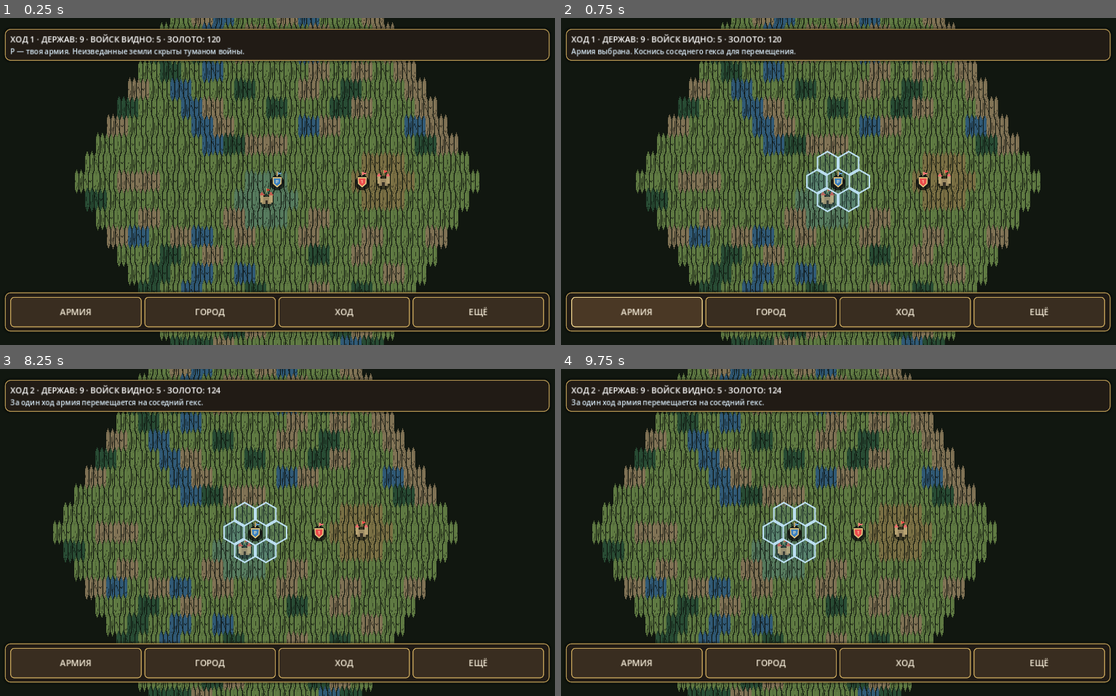
Above: before the commit, frames 1-4 (two rows, left to right).
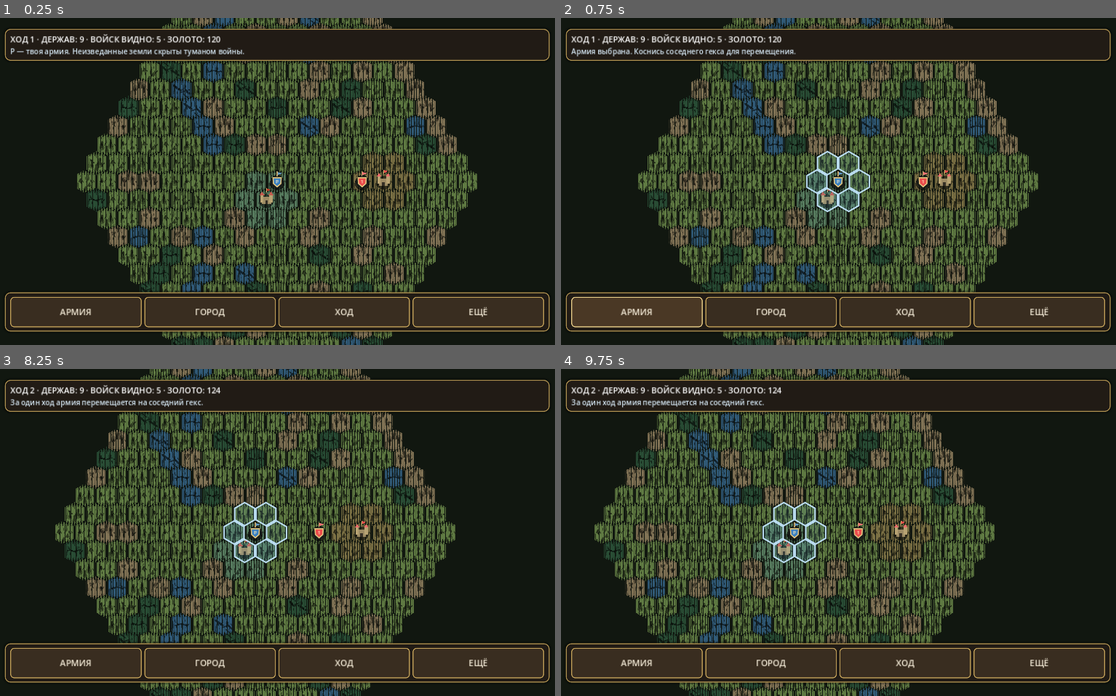
Above: after the commit, the same moments.

Repository: ilonadanelan1-code/-Project-Ember
Game: Godot game, scene res://scenes/strategy_map.tscn
Two runs of this game, one before a commit and one after it. Both use one fixed random seed, a clock stepped at 60 frames per second and the inputs below.
Inputs (mouse positions are in pixels of both pictures, inside the frame that each line leads up to):
- Up to frame 1 (0.25 s): no input
- Up to frame 2 (0.75 s): click "АРМИЯ" at 0.5 s
- Up to frame 3 (8.25 s): click "ГОРОД" at 1.25 s; click "ХОД" at 2 s; click "ЕЩЁ" at 2.75 s; click "НОВАЯ КАМПАНИЯ" at 3.5 s; click "НОВАЯ КАМПАНИЯ" at 4.25 s; click "НАСТРОЙКИ" at 5 s; click "КОРОЛЕВСТВА" at 5.75 s; click "ЗАКРЫТЬ" at 6.5 s; click "ЗАКРЫТЬ" at 7.25 s; tap Enter at 8 s; move the mouse to (405, 516) at 8.02 s; hold Right from 8.03 s (still down); hold Shift from 8.03 s (still down); click (405, 516) at 8.17 s
- Up to frame 4 (9.75 s): release Right at 8.75 s; release Shift at 8.75 s; tap Space at 8.75 s; drag from (721, 548) to (810, 597) at 8.77 s; tap Enter at 9.5 s; move the mouse to (894, 460) at 9.52 s; hold Right from 9.53 s (still down); tap Q at 9.6 s

The runs differ from the first frame. In frame 1, 29% of the frame differs, in the area x 13-87%, y 0-100%; in frame 2, 29%; in frame 3, 29%; in frame 4, 29%.

Commit message:
Fix illustrated terrain shader for Godot 4.3 Compatibility

Diff:
--- a/project_ember/scripts/hex_map_batch_renderer.gd
+++ b/project_ember/scripts/hex_map_batch_renderer.gd
@@ -2,34 +2,41 @@
 class_name HexMapBatchRenderer
 
 ## One batched MultiMesh draws every visible strategic hex.
-## Terrain-specific atlas motifs and per-instance orientation keep the map
-## varied without creating per-cell nodes or additional draw calls.
+## Terrain-specific atlas motifs are selected through the instance color alpha
+## channel so the GL Compatibility renderer can keep a single draw call.
 
 const TEXTURE_WIDTH := 64
 const TEXTURE_HEIGHT := 72
 const TERRAIN_VARIANT_COUNT := 5
+const ATLAS_COLUMN_COUNT := 9
 const VARIANT_GRASS := 0
 const VARIANT_FOREST := 1
 const VARIANT_HILLS := 2
 const VARIANT_WATER := 3
 const VARIANT_LOD := 4
+const DIRECT_ALPHA_MIN := 0.55
+const DIRECT_ALPHA_SPAN := 0.42
+const LOD_ALPHA_MIN := 0.28
+const LOD_ALPHA_SPAN := 0.21
 
 const TERRAIN_SHADER_CODE := """
 shader_type canvas_item;
 render_mode blend_mix;
 
 void fragment() {
-	float variant = clamp(floor(INSTANCE_CUSTOM.r + 0.5), 0.0, 4.0);
-	float turn_index = floor(clamp(INSTANCE_CUSTOM.g, 0.0, 0.999) * 6.0);
-	float angle = turn_index * (PI / 3.0);
-	float c = cos(angle);
-	float s = sin(angle);
-	vec2 centered_uv = UV - vec2(0.5);
-	vec2 rotated_uv = mat2(c, -s, s, c) * centered_uv + vec2(0.5);
-	rotated_uv = clamp(rotated_uv, vec2(0.018), vec2(0.982));
-	vec2 atlas_uv = vec2((variant + rotated_uv.x) / 5.0, rotated_uv.y);
+	float encoded_alpha = COLOR.a;
+	float atlas_column = 8.0;
+	float output_alpha = 1.0;
+	if (encoded_alpha < 0.5) {
+		atlas_column = 8.0;
+		output_alpha = clamp((encoded_alpha - 0.28) / 0.21, 0.0, 1.0);
+	} else {
+		atlas_column = clamp(floor(((encoded_alpha - 0.55) / 0.42) * 7.0 + 0.5), 0.0, 7.0);
+	}
+	vec2 local_uv = clamp(UV, vec2(0.018), vec2(0.982));
+	vec2 atlas_uv = vec2((atlas_column + local_uv.x) / 9.0, local_uv.y);
 	vec4 tile = texture(TEXTURE, atlas_uv);
-	COLOR = vec4(tile.rgb * COLOR.rgb, tile.a * COLOR.a);
+	COLOR = vec4(tile.rgb * COLOR.rgb, tile.a * output_alpha);
 }
 """
 
@@ -41,6 +48,7 @@
 var _last_zoom: float = -1.0
 var _last_lod_chunk_size: int = 1
 var _last_source_cell_count: int = 0
+var _last_atlas_indices: PackedInt32Array = PackedInt32Array()
 
 
 func _ready() -> void:
@@ -52,7 +60,6 @@
 	_multimesh = MultiMesh.new()
 	_multimesh.transform_format = MultiMesh.TRANSFORM_2D
 	_multimesh.use_colors = true
-	_multimesh.use_custom_data = true
 	_multimesh.mesh = _quad
 	_multimesh.instance_count = 0
 
@@ -100,27 +107,27 @@
 		colors: PackedColorArray,
 		tile_size: Vector2,
 		zoom: float,
-		custom_data: PackedColorArray = PackedColorArray()
+		terrain_data: PackedColorArray = PackedColorArray()
 ) -> void:
 	var source_count := mini(cells.size(), mini(centers.size(), colors.size()))
 	_last_source_cell_count = source_count
-	var has_custom_data := custom_data.size() >= source_count
+	var has_terrain_data := terrain_data.size() >= source_count
 	var chunk_size := 1
 	if zoom <= 0.22:
 		chunk_size = 6
 	if chunk_size == 1:
 		var direct_centers := PackedVector2Array()
 		var direct_colors := PackedColorArray()
-		var direct_custom_data := PackedColorArray()
+		var direct_styles := PackedColorArray()
 		direct_centers.resize(source_count)
 		direct_colors.resize(source_count)
-		direct_custom_data.resize(source_count)
+		direct_styles.resize(source_count)
 		for index in range(source_count):
 			direct_centers[index] = centers[index]
 			direct_colors[index] = colors[index]
-			direct_custom_data[index] = custom_data[index] if has_custom_data else make_instance_data(cells[index], "grass")
+			direct_styles[index] = terrain_data[index] if has_terrain_data else make_instance_data(cells[index], "grass")
 		_last_lod_chunk_size = 1
-		set_tiles(direct_centers, direct_colors, tile_size, zoom, direct_custom_data)
+		set_tiles(direct_centers, direct_colors, tile_size, zoom, direct_styles)
 		return
 
 	var buckets: Dictionary = {}
@@ -146,7 +153,7 @@
 
 	var lod_centers := PackedVector2Array()
 	var lod_colors := PackedColorArray()
-	var lod_custom_data := PackedColorArray()
+	var lod_styles := PackedColorArray()
 	for bucket_key_value in buckets.keys():
 		var bucket: Dictionary = buckets[bucket_key_value]
 		var count := int(bucket["count"])
@@ -154,18 +161,18 @@
 			continue
 		var average_color: Color = bucket["color"]
 		average_color /= float(count)
-		# A soft alpha at the boundary keeps partially explored chunks visually
-		# subordinate to fully explored terrain without revealing hidden details.
+		# The lower alpha band is reserved for LOD coverage. The shader maps
+		# it back to opacity while selecting a simplified topographic atlas tile.
 		var coverage := clampf(float(count) / float(chunk_size * chunk_size), 0.0, 1.0)
-		average_color.a *= 0.28 + coverage * 0.72
+		average_color.a = LOD_ALPHA_MIN + coverage * LOD_ALPHA_SPAN
 		var average_position: Vector2 = bucket["position"]
 		lod_centers.append(average_position / float(count))
 		lod_colors.append(average_color)
 		var chunk_cell: Vector2i = bucket_key_value
-		lod_custom_data.append(make_instance_data(chunk_cell, "grass", true))
+		lod_styles.append(make_instance_data(chunk_cell, "grass", true))
 
 	_last_lod_chunk_size = chunk_size
-	set_tiles(lod_centers, lod_colors, tile_size * float(chunk_size), zoom, lod_custom_data)
+	set_tiles(lod_centers, lod_colors, tile_size * float(chunk_size), zoom, lod_styles)
 
 
 func set_tiles(
@@ -173,7 +180,7 @@
 		colors: PackedColorArray,
 		tile_size: Vector2,
 		zoom: float,
-		custom_data: PackedColorArray = PackedColorArray()
+		terrain_data: PackedColorArray = PackedColorArray()
 ) -> void:
 	if not is_instance_valid(_multimesh) or not is_instance_valid(_instance):
 		return
@@ -182,6 +189,7 @@
 		_multimesh.instance_count = count
 		_multimesh.visible_instance_count = count
 	_last_instance_count = count
+	_last_atlas_indices.resize(count)
 	var scaled_size := tile_size * zoom
 	for index in range(count):
 		var center := centers[index]
@@ -191,10 +199,25 @@
 			center
 		)
 		_multimesh.set_instance_transform_2d(index, transform)
-		_multimesh.set_instance_color(index, colors[index])
-		var instance_data := custom_data[index] if index < custom_data.size() else Color(float(VARIANT_LOD), 0.0, 0.0, 1.0)
-		_multimesh.set_instance_custom_data(index, instance_data)
+		var style := terrain_data[index] if index < terrain_data.size() else Color(float(VARIANT_GRASS), 0.0, 0.0, 1.0)
+		var rendered_color := colors[index]
+		var atlas_index := _get_atlas_index(style)
+		if atlas_index == 8:
+			rendered_color.a = clampf(colors[index].a, LOD_ALPHA_MIN, LOD_ALPHA_MIN + LOD_ALPHA_SPAN)
+		else:
+			rendered_color.a = DIRECT_ALPHA_MIN + (float(atlas_index) / 7.0) * DIRECT_ALPHA_SPAN
+		_multimesh.set_instance_color(index, rendered_color)
+		_last_atlas_indices[index] = atlas_index
 	_last_zoom = zoom
+
+
+func _get_atlas_index(style: Color) -> int:
+	var terrain_variant := clampi(roundi(style.r), VARIANT_GRASS, VARIANT_LOD)
+	if terrain_variant == VARIANT_LOD:
+		return 8
+	var orientation_step := floori(clampf(style.g, 0.0, 0.999) * 6.0)
+	var orientation_variant := 1 if orientation_step >= 3 else 0
+	return terrain_variant * 2 + orientation_variant
 
 
 func get_tile_instance_count() -> int:
@@ -221,24 +244,24 @@
 	return _hex_texture
 
 
-func get_instance_custom_data(index: int) -> Color:
-	if not is_instance_valid(_multimesh) or index < 0 or index >= _last_instance_count:
-		return Color.TRANSPARENT
-	return _multimesh.get_instance_custom_data(index)
-
-
-func is_using_instance_custom_data() -> bool:
-	return is_instance_valid(_multimesh) and _multimesh.use_custom_data
-
-
 func get_terrain_variant_count() -> int:
 	return TERRAIN_VARIANT_COUNT
 
 
+func get_atlas_column_count() -> int:
+	return ATLAS_COLUMN_COUNT
+
+
+func get_instance_atlas_index(index: int) -> int:
+	if index < 0 or index >= _last_atlas_indices.size():
+		return -1
+	return _last_atlas_indices[index]
+
+
 func _make_hex_texture() -> ImageTexture:
-	var atlas := Image.create(TEXTURE_WIDTH * TERRAIN_VARIANT_COUNT, TEXTURE_HEIGHT, false, Image.FORMAT_RGBA8)
+	var atlas := Image.create(TEXTURE_WIDTH * ATLAS_COLUMN_COUNT, TEXTURE_HEIGHT, false, Image.FORMAT_RGBA8)
 	atlas.fill(Color(0.0, 0.0, 0.0, 0.0))
-	for variant in range(TERRAIN_VARIANT_COUNT):
+	for variant in range(TERRAIN_VARIANT_COUNT - 1):
 		_draw_hex_base(atlas, variant * TEXTURE_WIDTH)
 		match variant:
 			VARIANT_GRASS:
@@ -249,8 +272,18 @@
 				_draw_hills_motif(atlas, variant * TEXTURE_WIDTH)
 			VARIANT_WATER:
 				_draw_water_motif(atlas, variant * TEXTURE_WIDTH)
-			VARIANT_LOD:
-				_draw_lod_motif(atlas, variant * TEXTURE_WIDTH)
+	_draw_hex_base(atlas, 8 * TEXTURE_WIDTH)
+	_draw_lod_motif(atlas, 8 * TEXTURE_WIDTH)
+
+	# Duplicate each terrain motif with a 180-degree orientation. A pointy-top
+	# hex is rotationally symmetric at this angle, but its terrain marks are not.
+	for variant in range(TERRAIN_VARIANT_COUNT - 1):
+		var source_offset := variant * TEXTURE_WIDTH
+		var target_offset := (variant + 4) * TEXTURE_WIDTH
+		for y in range(TEXTURE_HEIGHT):
+			for x in range(TEXTURE_WIDTH):
+				atlas.set_pixel(target_offset + TEXTURE_WIDTH - 1 - x, TEXTURE_HEIGHT - 1 - y, atlas.get_pixel(source_offset + x, y))
+
 	_hex_texture = ImageTexture.create_from_image(atlas)
 	return _hex_texture
 
--- a/project_ember/tests/map_batch_renderer_smoke_test.gd
+++ b/project_ember/tests/map_batch_renderer_smoke_test.gd
@@ -23,15 +23,15 @@
 	await process_frame
 
 	_check(renderer.get_texture() is ImageTexture, "terrain atlas is generated once at runtime")
-	_check(renderer.get_texture().get_width() == 64 * 5 and renderer.get_texture().get_height() == 72, "five low-poly terrain motifs share one compact atlas")
+	_check(renderer.get_texture().get_width() == 64 * 9 and renderer.get_texture().get_height() == 72, "nine atlas columns contain four terrain motifs, two orientations and continent LOD")
 	_check(renderer.get_terrain_variant_count() == 5, "four terrain motifs plus one continent-scale motif are available")
-	_check(renderer.is_using_instance_custom_data(), "terrain batch uses per-instance custom data for atlas selection")
+	_check(renderer.get_atlas_column_count() == 9, "terrain atlas exposes nine style columns")
 	_check(renderer.get_batched_draw_count() == 0, "empty viewport submits no terrain draw batch")
 
 	var centers := PackedVector2Array()
 	var colors := PackedColorArray()
 	var cells: Array[Vector2i] = []
-	var variants := PackedColorArray()
+	var styles := PackedColorArray()
 	for index in range(1024):
 		var column := index % 32
 		var row := int(index / 32)
@@ -39,15 +39,16 @@
 		centers.append(Vector2(float(column) * 52.0, float(row) * 45.0))
 		colors.append(Color(0.35 + float(index % 3) * 0.1, 0.55, 0.35, 1.0))
 		cells.append(cell)
-		variants.append(Color(float(index % 4), float(posmod(index, 6)) / 6.0, 0.0, 1.0))
+		styles.append(Color(float(index % 4), float(posmod(index, 6)) / 6.0, 0.0, 1.0))
 
-	renderer.set_tiles(centers, colors, Vector2(56.0, 64.0), 0.9, variants)
+	renderer.set_tiles(centers, colors, Vector2(56.0, 64.0), 0.9, styles)
 	_check(renderer.get_tile_instance_count() == 1024, "1024 visible hexes use 1024 instances")
 	_check(renderer.get_batched_draw_count() == 1, "all visible hexes share one terrain draw batch")
-	_check(renderer.get_instance_custom_data(0).r == 0.0, "first instance selects grass atlas motif")
-	_check(renderer.get_instance_custom_data(1).r == 1.0, "second instance selects forest atlas motif")
-	_check(renderer.get_instance_custom_data(2).r == 2.0, "third instance selects highland atlas motif")
-	_check(renderer.get_instance_custom_data(3).r == 3.0, "fourth instance selects water atlas motif")
+	_check(renderer.get_instance_atlas_index(0) == 0, "grass instance selects its first atlas orientation")
+	_check(renderer.get_instance_atlas_index(1) == 2, "forest instance selects its first atlas orientation")
+	_check(renderer.get_instance_atlas_index(2) == 4, "highland instance selects its first atlas orientation")
+	_check(renderer.get_instance_atlas_index(3) == 6, "water instance selects its first atlas orientation")
+	_check(renderer.get_instance_atlas_index(5) in [0, 1], "cell coordinates deterministically select a grass motif orientation")
 
 	var small_centers := PackedVector2Array([Vector2(100.0, 100.0), Vector2(160.0, 100.0)])
 	var small_colors := PackedColorArray([Color.WHITE, Color(0.2, 0.4, 0.8, 1.0)])
@@ -55,15 +56,15 @@
 	_check(renderer.get_tile_instance_count() == 2, "renderer correctly resizes to a smaller visible region")
 	_check(renderer.get_batched_draw_count() == 1, "smaller view remains one batch")
 
-	renderer.set_map_tiles(cells, centers, colors, Vector2(56.0, 64.0), 0.9, variants)
+	renderer.set_map_tiles(cells, centers, colors, Vector2(56.0, 64.0), 0.9, styles)
 	_check(renderer.get_lod_chunk_size() == 1, "close zoom keeps individual hex detail")
 	_check(renderer.get_tile_instance_count() == 1024, "close zoom renders every supplied discovered hex")
 
-	renderer.set_map_tiles(cells, centers, colors, Vector2(56.0, 64.0), 0.1, variants)
+	renderer.set_map_tiles(cells, centers, colors, Vector2(56.0, 64.0), 0.1, styles)
 	_check(renderer.get_lod_chunk_size() == 6, "continent zoom activates six-hex LOD chunks")
 	_check(renderer.get_tile_instance_count() <= 36, "1,024 discovered tiles collapse into at most 36 LOD chunks")
 	_check(renderer.get_batched_draw_count() == 1, "LOD chunks remain a single terrain batch")
-	_check(renderer.get_instance_custom_data(0).r == 4.0, "continent LOD uses simplified topographic atlas motif")
+	_check(renderer.get_instance_atlas_index(0) == 8, "continent LOD selects simplified topographic atlas motif")
 
 	renderer.set_tiles(PackedVector2Array(), PackedColorArray(), Vector2(56.0, 64.0), 0.5)
 	_check(renderer.get_tile_instance_count() == 0, "renderer releases visible instances when no cells are visible")
Not shown, changed: project_ember/VERSION.txt
Not shown, changed: project_ember/ART_BIBLE.md
